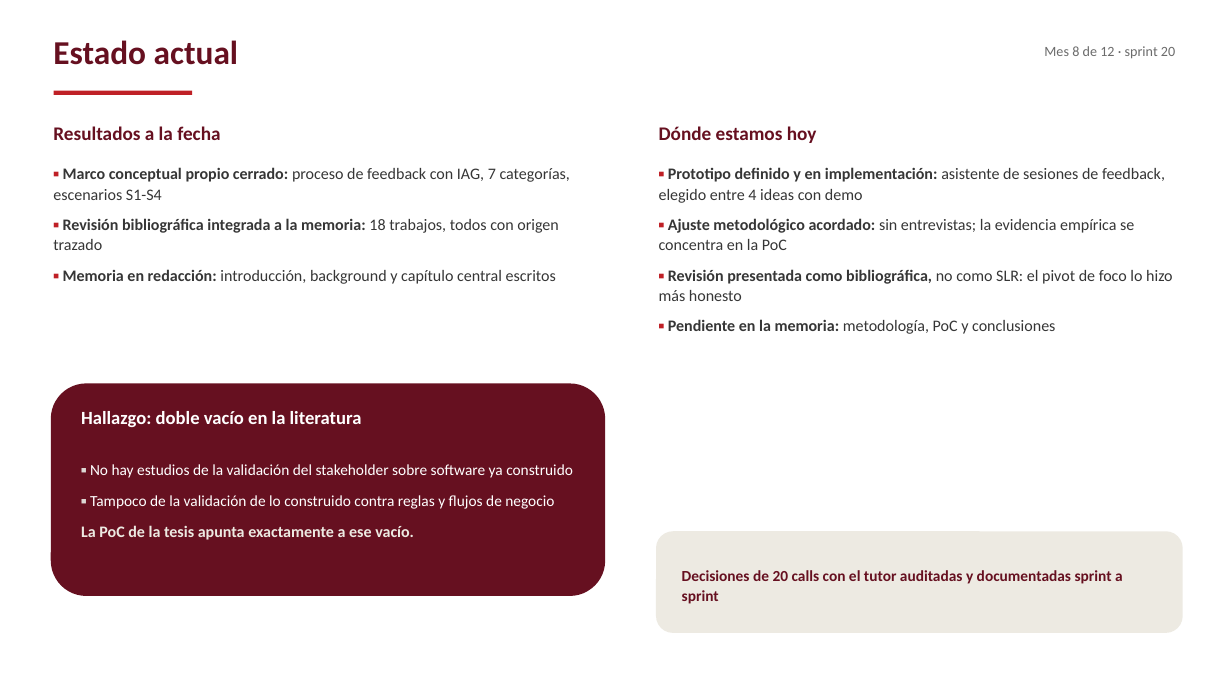
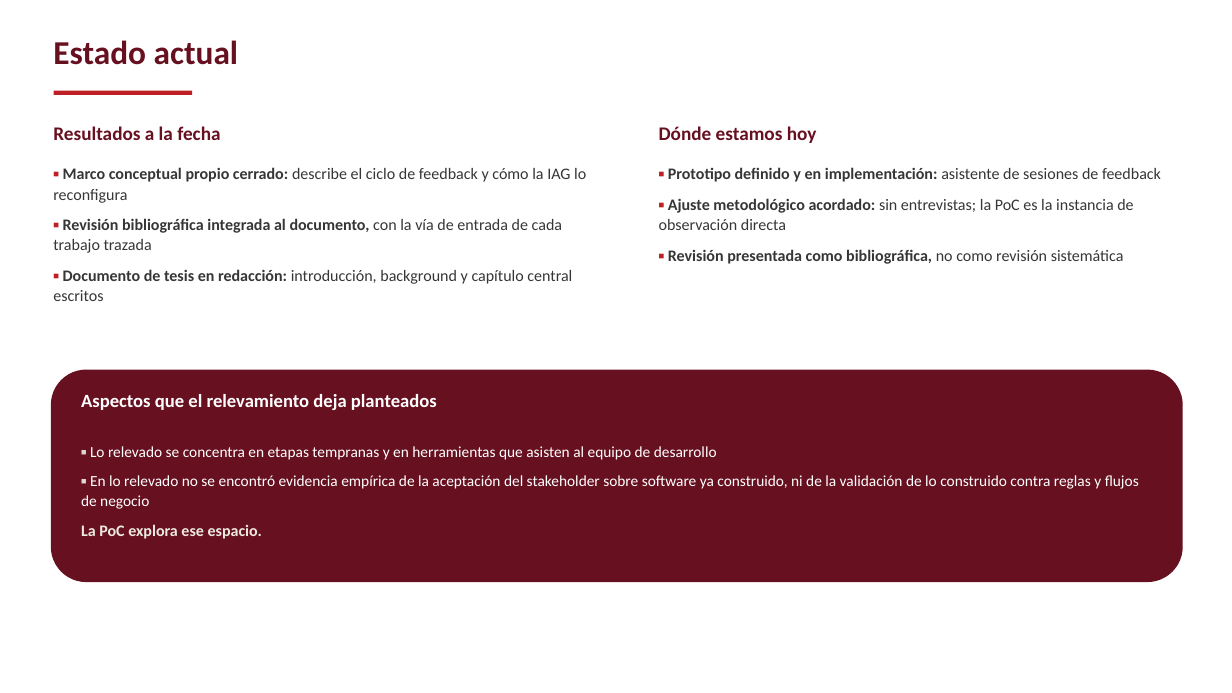
Before and after one commit to vickychappuis/Tesis, a slide deck: slide 4 of sprint 20/seminario_avances.pptx. Drawn at 1232x693 pixels with LibreOffice and Linux fonts; fonts in the diff are those of the drawing. Boxes give left, top, right and bottom in pixels: in the first picture for what was removed or moved away, otherwise in the second. Text is boxed around its words. In the diff, an @@ line names an element or a change of style, - is before the commit and + after.

```diff
--- a/sprint 20/seminario_avances.pptx
+++ b/sprint 20/seminario_avances.pptx
@@ text removed at (1044, 46, 1175, 58) @@
-Mes 8 de 12 · sprint 20
@@ text at (53, 167, 586, 301): text changed @@
-▪ Marco conceptual propio cerrado: proceso de feedback con IAG, 7 categorías, escenarios S1-S4
-▪ Revisión bibliográfica integrada a la memoria: 18 trabajos, todos con origen trazado
-▪ Memoria en redacción: introducción, background y capítulo central escritos
+▪ Marco conceptual propio cerrado: describe el ciclo de feedback y cómo la IAG lo reconfigura
+▪ Revisión bibliográfica integrada al documento, con la vía de entrada de cada trabajo trazada
+▪ Documento de tesis en redacción: introducción, background y capítulo central escritos
@@ text at (659, 167, 1161, 264): text changed @@
-▪ Prototipo definido y en implementación: asistente de sesiones de feedback, elegido entre 4 ideas con demo
-▪ Ajuste metodológico acordado: sin entrevistas; la evidencia empírica se concentra en la PoC
-▪ Revisión presentada como bibliográfica, no como SLR: el pivot de foco lo hizo más honesto
-▪ Pendiente en la memoria: metodología, PoC y conclusiones
+▪ Prototipo definido y en implementación: asistente de sesiones de feedback
+▪ Ajuste metodológico acordado: sin entrevistas; la PoC es la instancia de observación directa
+▪ Revisión presentada como bibliográfica, no como revisión sistemática
@@ rounded rectangle: place and size @@
-rounded rectangle at (51, 384, 605, 596)
+rounded rectangle at (51, 370, 1183, 582)
@@ text removed at (81, 411, 362, 427) @@
-Hallazgo: doble vacío en la literatura
@@ text added at (81, 394, 437, 410), 14.5 pt, text #FFFFFF, bold @@
+Aspectos que el relevamiento deja planteados
@@ text at (81, 446, 1139, 539): text changed @@
-▪ No hay estudios de la validación del stakeholder sobre software ya construido
-▪ Tampoco de la validación de lo construido contra reglas y flujos de negocio
-La PoC de la tesis apunta exactamente a ese vacío.
+▪ Lo relevado se concentra en etapas tempranas y en herramientas que asisten al equipo de desarrollo
+▪ En lo relevado no se encontró evidencia empírica de la aceptación del stakeholder sobre software ya construido, ni de la validación de lo construido contra reglas y flujos de negocio
+La PoC explora ese espacio.
@@ rounded rectangle removed at (656, 531, 1183, 633) @@
@@ text removed at (682, 570, 1123, 604) @@
-Decisiones de 20 calls con el tutor auditadas y documentadas sprint a sprint
```
Also in this commit, not shown: 4 other slides changed, 1 slide added.
